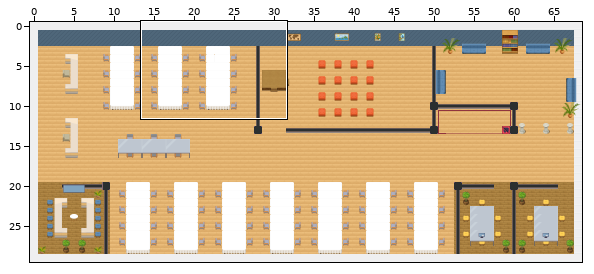
Tiled map (JSON), stored at office.tmj. Above, an overview of the earlier version with the close-up marked.
Close-up. The starting point:
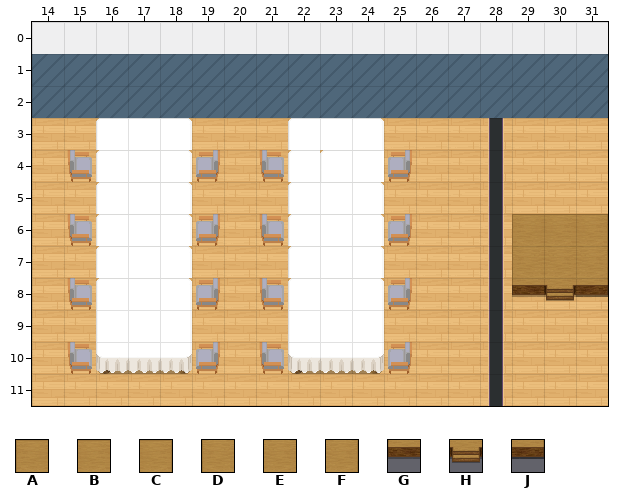
Cells are 32x32 px. Shown: x 14..31, y 0..11. The commit also changed other parts of the map, which this record leaves out.
Key: from "WA_Other_Furniture": A 88, B 89, C 90, D 100, E 101, F 102, G 112, H 113, J 114.
_ is an empty cell.
Layers that did not change in this view are not listed.
Layer "decora" before, first column x 14:
 0 __________________
 1 __________________
 2 __________________
 3 __________________
 4 __________________
 5 __________________
 6 _______________ABC
 7 _______________DEF
 8 _______________GHJ
 9 __________________
10 __________________
11 __________________
After:
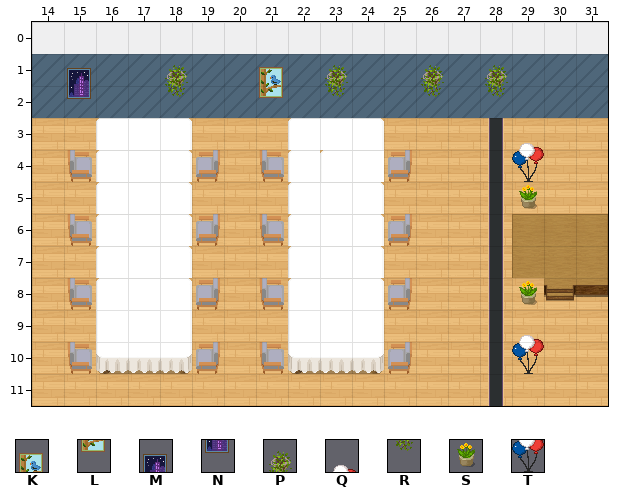
Further tiles: from "WA_Decoration": K 9, L 21, M 32, N 44, P 77, Q 82, R 89, S 93, T 94.
Change:
Changed rows in their new state; . is an unchanged cell.
Layer "decora":
first column x 15:
 1 M..P..K.P..P.P.
 2 N..R..L.R..R.R.
 3 ..............Q
 4 ..............T
 5 ..............S
 8 ..............S
 9 ..............Q
10 ..............T
Boxes around the changes in both close-ups, in picture pixels (x1, y1, x2, y2):
added: (67, 68, 91, 99)
added: (165, 65, 188, 97)
added: (259, 67, 283, 98)
added: (325, 65, 348, 97)
added: (421, 65, 444, 97)
added: (485, 65, 544, 209)
changed: (512, 278, 544, 374)
